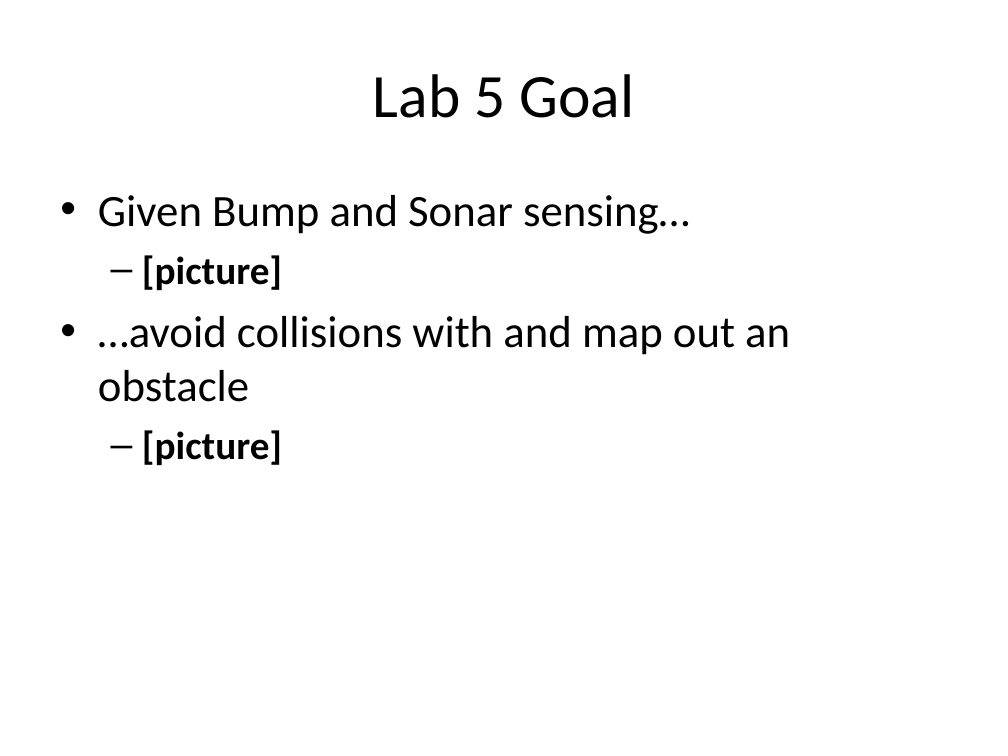
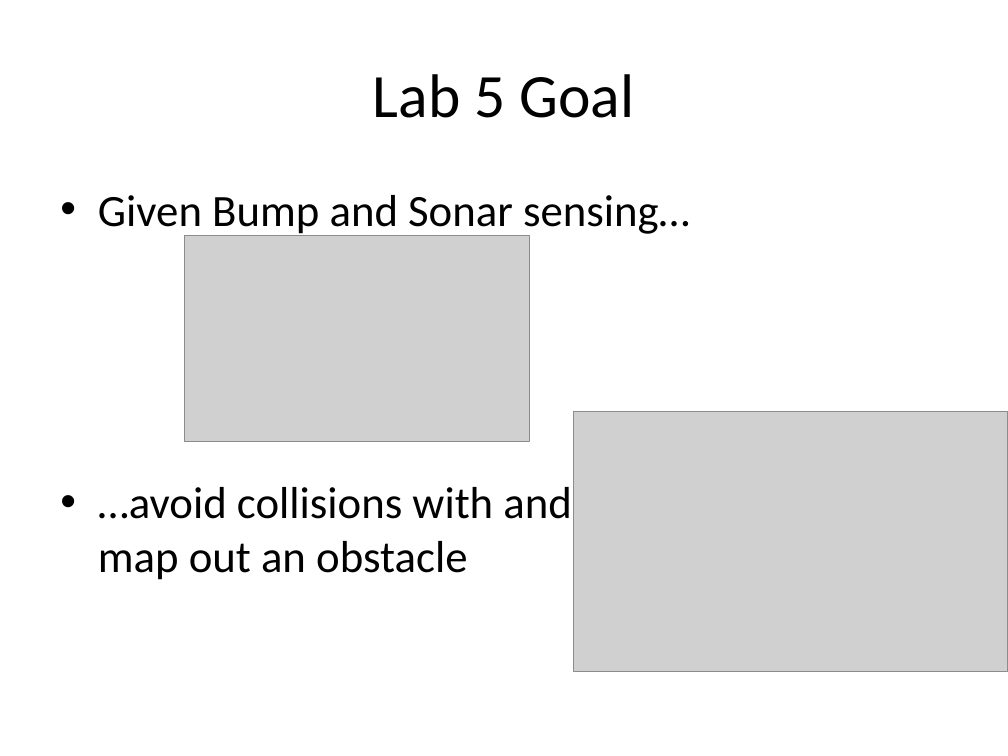
Before and after one commit to nforrester/6.141_labs, a slide deck: slide 2 of Other/Lab5/Lab 5.ppt. Drawn at 1008x756 pixels with LibreOffice and Linux fonts; fonts in the diff are those of the drawing; grey boxes stand for pictures. Boxes give left, top, right and bottom in pixels: in the first picture for what was removed or moved away, otherwise in the second. Text is boxed around its words. In the diff, an @@ line names an element or a change of style, - is before the commit and + after.

```diff
--- a/Other/Lab5/Lab 5.ppt
+++ b/Other/Lab5/Lab 5.ppt
@@ picture added at (184, 235, 529, 440) @@
@@ text at (142, 255, 282, 290): paragraph removed @@
-  – [picture]
@@ picture added at (574, 411, 1008, 671) @@
@@ text at (142, 430, 282, 465): paragraph removed @@
-  – [picture]
```
Also in this commit, not shown: 8 other slides changed, 4 slides added, 1 slide removed, 13 other files.
